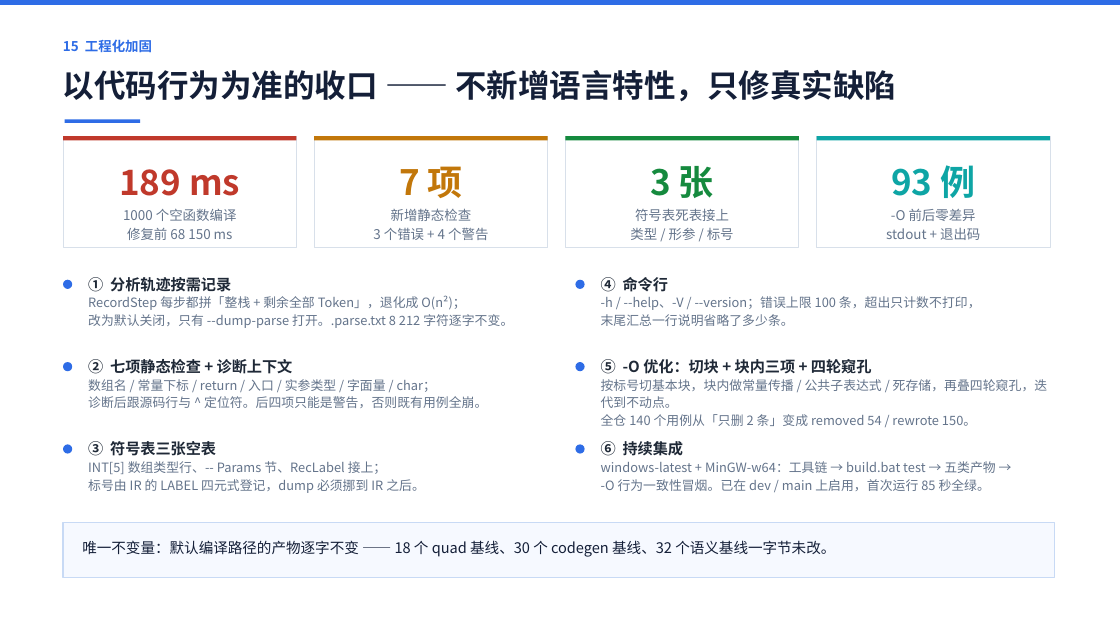
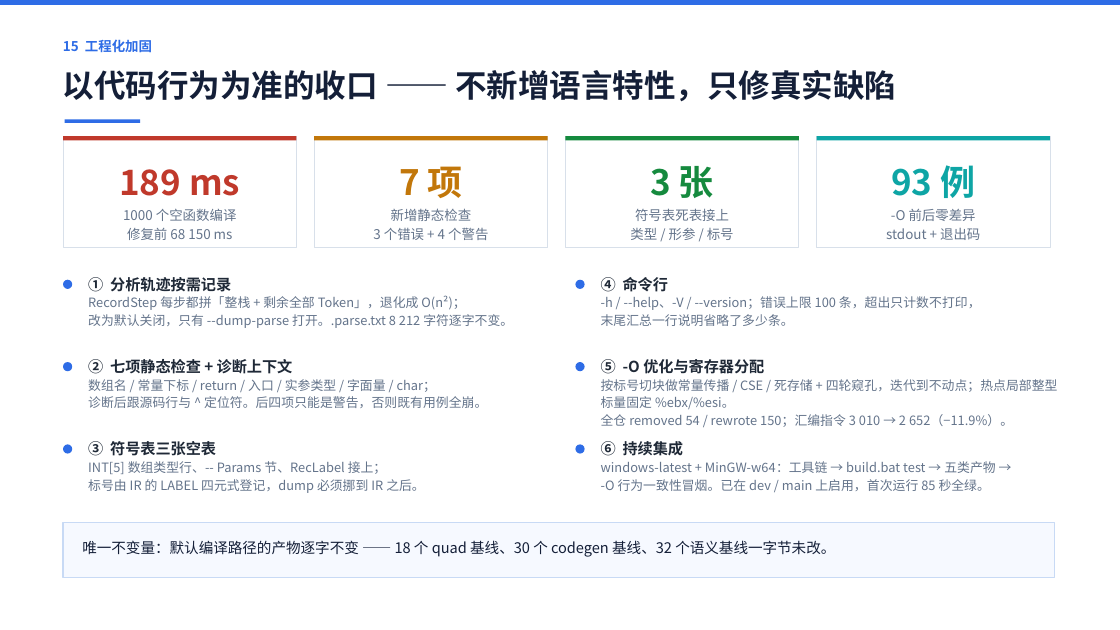
Before and after one commit to 9527-qincheng/MiniCCompiler, a slide deck: slide 16 of docs/MiniC编译器_答辩演示.pptx. Drawn at 1120x630 pixels with LibreOffice and Linux fonts; fonts in the diff are those of the drawing. Boxes give left, top, right and bottom in pixels: in the first picture for what was removed or moved away, otherwise in the second. Text is boxed around its words. In the diff, an @@ line names an element or a change of style, - is before the commit and + after.

Commit message:
perf(codegen): 热点局部变量固定寄存器分配，指令数再降 11.9%
- 每函数挑访问最频繁的至多两个局部整型标量，固定放 callee-saved 的
  %ebx / %esi（序言 pushq、尾声 popq，出口不回写栈槽）。只覆盖
  「局部 + 整型 + 标量」：全局会被被调函数改写、数组要 leaq 取地址、
  %xmm 全是 caller-saved。
- movl 只能用 32 位寄存器名，第一版写成 %rbx 导致汇编器报
  "incorrect register `%rbx' used with `l' suffix"；gcc 对该错误只返回
  退出码 1 不给提示，须直接调 as.exe 才看得到。
- 同一口径（30 个目标代码用例 + demo.mc）汇编指令 3 010 → 2 652（−11.9%），
  比最初 3 246 累计少 18.3%；demo.mc 177 → 148 行。
- 新增 tools/random_diff.py：同一棵随机程序树渲染成 MiniC 与等价 C，
  两条链路各自编译运行后比对 stdout 与退出码。seed 20261028 跑 1000 例，
  identical = 1000 / mismatch = 0；-O 一致性 sweep 93 例 diff = 0。
- 文档同步：interface.md 第 37/38 条、项目总结 3.16 与 5.5/5.8、
  验收报告 5.5/5.9、README、王逸凡目标代码计划；PPT 第 9/12/16 页与
  项目书五（六）/（八）/结论段。

```diff
--- a/docs/MiniC编译器_答辩演示.pptx
+++ b/docs/MiniC编译器_答辩演示.pptx
@@ text at (601,359,764,374): text changed @@
-⑤ -O 优化：切块 + 块内三项 + 四轮窥孔
+⑤ -O 优化与寄存器分配
@@ text at (601,379,1058,427): text changed @@
-按标号切基本块，块内做常量传播 / 公共子表达式 / 死存储，再叠四轮窥孔，迭代到不动点。
-全仓 140 个用例从「只删 2 条」变成 removed 54 / rewrote 150。
+按标号切块做常量传播 / CSE / 死存储 + 四轮窥孔，迭代到不动点；热点局部整型标量固定 %ebx/%esi。
+全仓 removed 54 / rewrote 150；汇编指令 3 010 → 2 652（−11.9%）。
```
Also in this commit, not shown: 4 other slides changed, 8 other files.
